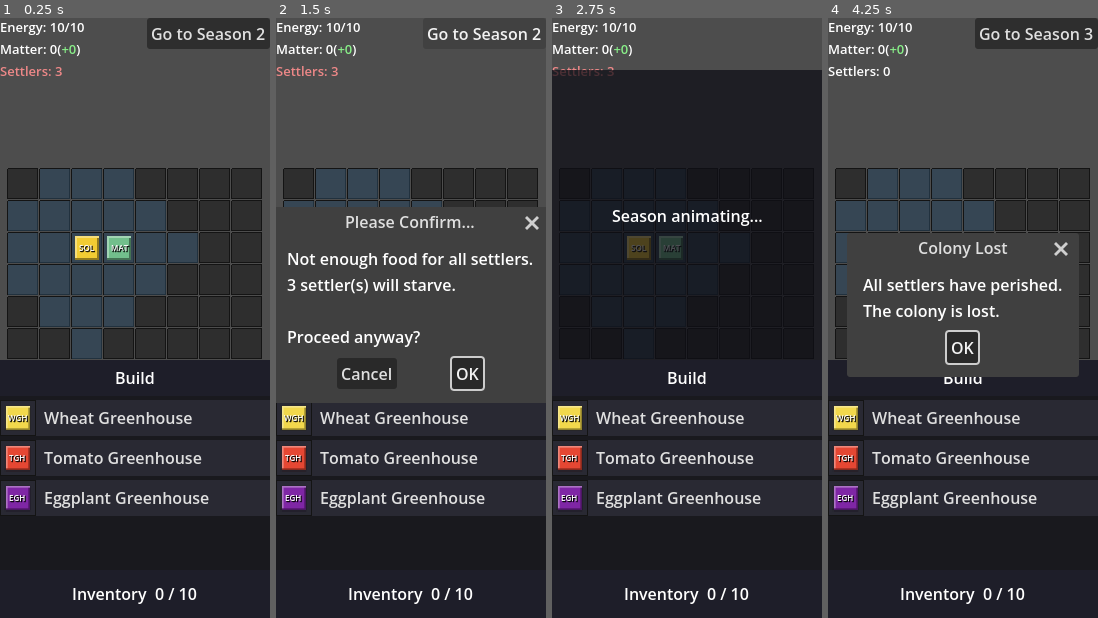
Above: before the commit, frames 1-4 (left to right).
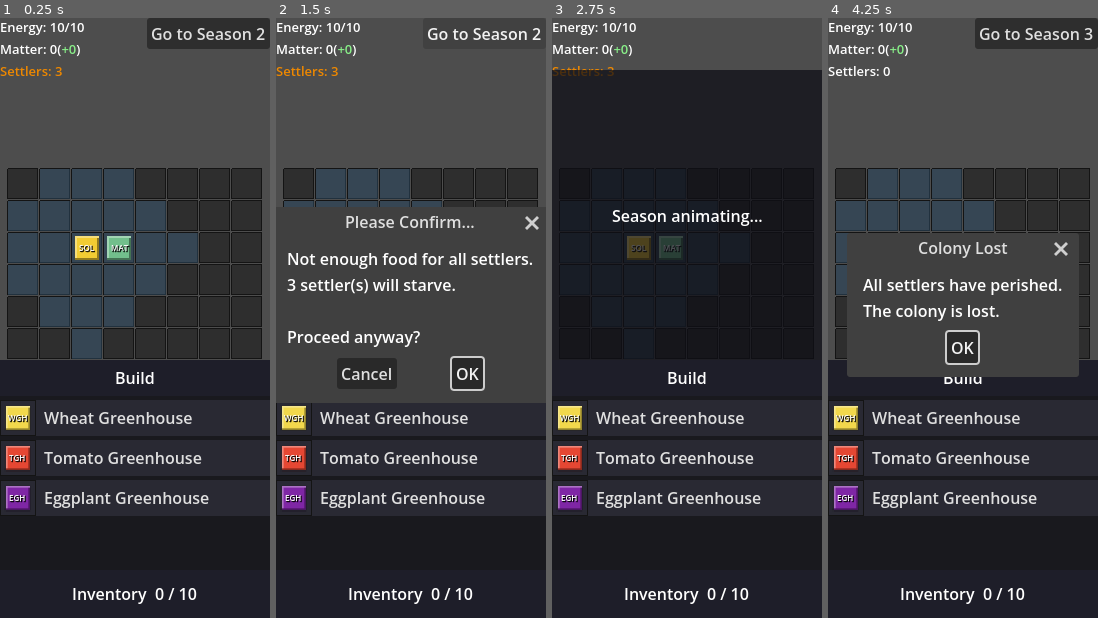
Above: after the commit, the same moments.

Repository: Kirkules/exofarm-vibe
Game: Godot game, scene res://scenes/game/game.tscn
Two runs of this game, one before a commit and one after it. Both use one fixed random seed, a clock stepped at 60 frames per second and the inputs below.
Inputs:
- Up to frame 1 (0.25 s): no input
- Up to frame 2 (1.5 s): click "Go to Season 2" at 0.5 s; click "Go to Season 2" at 1.25 s
- Up to frame 3 (2.75 s): click "OK" at 2 s
- Up to frame 4 (4.25 s): click "Inventory 0 / 10" at 2.75 s; click "▼" at 3.5 s

The runs differ from the first frame. In frame 1, 0.2% of the frame differs, in the area x 0-23%, y 8-10%; in frame 2, 0.2%; in frame 3, 0.1%; in frame 4, nothing differs.

Commit message:
Settler health states, greenhouse power, and rename to GreenhouseDefinition
- SettlerHealth enum (FED, STARVING, DEAD) in GameState; settler_count is
  now a computed property counting non-DEAD settlers
- Starvation correctly kills settlers: projected_health Array[int] built
  per-settler in _compute_food_state(), applied via .assign() in
  _end_simulation() (fixes silent typed-array assignment failure)
- Construction cost saved before UNBUILT→BUILT transition so simulation
  charges the correct Matter (fixes cost being zeroed during simulation)
- UNBUILT pieces excluded from power system via _build_placed_dict()
  active flag (is_built and toggle_state)
- Greenhouses consume 1 Energy: CropDefinition now extends
  BuildingDefinition with power_draw=1; greenhouses remain moveable=true
- Renamed CropDefinition → GreenhouseDefinition, crop_definition.gd →
  greenhouse_definition.gd throughout

Co-Authored-By: Claude Sonnet 4.6 <noreply@anthropic.com>

Diff:
--- a/scenes/game/game.gd
+++ b/scenes/game/game.gd
@@ -38,6 +38,9 @@
 
 ## Duration of the placeholder simulation animation (seconds).
 const SIMULATION_PLACEHOLDER_DURATION := 2.0
+## Construction cost locked in at simulation start, before UNBUILT→BUILT transition
+## erases the information. Used by _end_simulation() to correctly charge Matter.
+var _sim_construction_cost: int = 0
 
 func _ready() -> void:
 	_inventory = Inventory.new(10)
@@ -149,10 +152,11 @@
 	var wheat_gh_shape: PieceShape = PieceShape.new()
 	wheat_gh_shape.color = Color(0.95, 0.85, 0.30)  # muted gold
 	wheat_gh_shape.label = "WGH"
-	var wheat_gh: CropDefinition = CropDefinition.new()
+	var wheat_gh: GreenhouseDefinition = GreenhouseDefinition.new()
 	wheat_gh.display_name = "Wheat Greenhouse"
 	wheat_gh.shape = wheat_gh_shape
 	wheat_gh.matter_cost = 1
+	wheat_gh.power_draw = 1
 	wheat_gh.yield_per_season = 1
 	wheat_gh.output_item = wheat_item
 	result.append(wheat_gh)
@@ -160,10 +164,11 @@
 	var tomato_gh_shape: PieceShape = PieceShape.new()
 	tomato_gh_shape.color = Color(0.90, 0.28, 0.20)  # muted red
 	tomato_gh_shape.label = "TGH"
-	var tomato_gh: CropDefinition = CropDefinition.new()
+	var tomato_gh: GreenhouseDefinition = GreenhouseDefinition.new()
 	tomato_gh.display_name = "Tomato Greenhouse"
 	tomato_gh.shape = tomato_gh_shape
 	tomato_gh.matter_cost = 1
+	tomato_gh.power_draw = 1
 	tomato_gh.yield_per_season = 1
 	tomato_gh.output_item = tomato_item
 	result.append(tomato_gh)
@@ -171,10 +176,11 @@
 	var eggplant_gh_shape: PieceShape = PieceShape.new()
 	eggplant_gh_shape.color = Color(0.50, 0.15, 0.65)  # muted purple
 	eggplant_gh_shape.label = "EGH"
-	var eggplant_gh: CropDefinition = CropDefinition.new()
+	var eggplant_gh: GreenhouseDefinition = GreenhouseDefinition.new()
 	eggplant_gh.display_name = "Eggplant Greenhouse"
 	eggplant_gh.shape = eggplant_gh_shape
 	eggplant_gh.matter_cost = 1
+	eggplant_gh.power_draw = 1
 	eggplant_gh.yield_per_season = 1
 	eggplant_gh.output_item = eggplant_item
 	result.append(eggplant_gh)
@@ -281,7 +287,7 @@
 	var matter_prod: int       = food["matter_prod"]
 	var construction_cost: int = food["construction_cost"]
 	var matter_net: int        = matter_prod - construction_cost - paste_produced
-	hud_ui.set_settler_fed_count(food["fed_count"])
+	hud_ui.set_settler_projected_health(food["projected_health"])
 	hud_ui.refresh_matter(GameState.matter + matter_net, matter_net)
 	hud_ui.refresh_energy_tooltip(_build_energy_entries())
 	hud_ui.refresh_matter_tooltip(GameState.matter, _build_matter_entries(food))
@@ -332,27 +338,44 @@
 	return false
 
 ## Computes the projected food and Nutrient Paste state for the upcoming season end.
+## Dead settlers are skipped; construction cost is deducted before paste is produced.
 ## Keys: matter_prod, construction_cost, food_items, paste_needed, paste_produced,
-##       fed_count, deaths.
-## Construction cost is deducted before paste is produced.
-func _compute_food_state() -> Dictionary:
+##       projected_health (Array[int] parallel to settler_names), deaths.
+## Pass construction_cost_override >= 0 to use a pre-computed cost (used in simulation
+## after the UNBUILT→BUILT transition has already run).
+func _compute_food_state(construction_cost_override: int = -1) -> Dictionary:
 	var matter_prod: int       = _compute_matter_production()
-	var construction_cost: int = _compute_construction_cost()
+	var construction_cost: int = construction_cost_override if construction_cost_override >= 0 \
+		else _compute_construction_cost()
 	var food_items: int        = 0  # placeholder until food items are introduced
-	var paste_needed: int      = maxi(0, GameState.settler_count - food_items)
+	var living: int            = GameState.settler_count  # non-DEAD
+	var paste_needed: int      = maxi(0, living - food_items)
 	var paste_produced: int    = 0
 	if paste_needed > 0 and _food_is_powered():
 		var matter_avail: int = maxi(0, GameState.matter + matter_prod - construction_cost)
 		paste_produced = mini(paste_needed, matter_avail)
-	var fed_count: int = mini(GameState.settler_count, food_items + paste_produced)
+	# Allocate food to living settlers in list order; project each settler's outcome.
+	var food_remaining: int = food_items + paste_produced
+	var projected_health: Array[int] = []
+	var deaths: int = 0
+	for i: int in GameState.settler_names.size():
+		var current: int = GameState.settler_health[i]
+		if current == GameState.SettlerHealth.DEAD:
+			projected_health.append(GameState.SettlerHealth.DEAD)
+		elif food_remaining > 0:
+			projected_health.append(GameState.SettlerHealth.FED)
+			food_remaining -= 1
+		else:
+			projected_health.append(GameState.SettlerHealth.DEAD)
+			deaths += 1
 	return {
 		"matter_prod":       matter_prod,
 		"construction_cost": construction_cost,
 		"food_items":        food_items,
 		"paste_needed":      paste_needed,
 		"paste_produced":    paste_produced,
-		"fed_count":         fed_count,
-		"deaths":            GameState.settler_count - fed_count,
+		"projected_health":  projected_health,
+		"deaths":            deaths,
 	}
 
 ## Builds the entry list for the Energy HUD tooltip.
@@ -435,11 +458,13 @@
 		var info: Dictionary = farm_grid.grid_data.get_piece_info(piece_id)
 		if info.is_empty():
 			continue
+		# UNBUILT pieces are not yet constructed; exclude them from power entirely.
+		var is_built: bool = _piece_build_state.get(piece_id, BuildState.BUILT) == BuildState.BUILT
 		placed[piece_id] = {
 			"row":    info["row"],
 			"col":    info["col"],
 			"def":    _placed_items[piece_id].data,
-			"active": _piece_active.get(piece_id, true),
+			"active": is_built and _piece_active.get(piece_id, true),
 		}
 	return placed
 
@@ -455,6 +480,8 @@
 
 ## Lock in the grid and start the simulation phase.
 func _begin_simulation() -> void:
+	# Capture construction cost before UNBUILT→BUILT erases it.
+	_sim_construction_cost = _compute_construction_cost()
 	_phase = Phase.SIMULATION
 	for piece_id: int in _placed_items:
 		var def: PlaceableDefinition = _placed_items[piece_id].data as PlaceableDefinition
@@ -471,19 +498,16 @@
 
 ## Called when the simulation timer fires. Compute season outcomes and return to planning.
 func _end_simulation() -> void:
-	# Compute food state before applying changes (power state is still valid from planning).
-	var food: Dictionary    = _compute_food_state()
-	var deaths: int         = food["deaths"]
+	# Use construction cost saved before UNBUILT→BUILT transition ran.
+	var food: Dictionary    = _compute_food_state(_sim_construction_cost)
 	var paste_produced: int = food["paste_produced"]
 	# Apply matter: production first, then construction cost, then paste consumption.
 	GameState.matter += food["matter_prod"]
 	GameState.matter  = maxi(0, GameState.matter - food["construction_cost"])
 	GameState.matter  = maxi(0, GameState.matter - paste_produced)
-	# Apply deaths: starving settlers die (removed from the end of the list, matching UI order).
-	GameState.settler_count = maxi(0, GameState.settler_count - deaths)
-	for _i: int in range(deaths):
-		if not GameState.settler_names.is_empty():
-			GameState.settler_names.remove_at(GameState.settler_names.size() - 1)
+	# Apply settler health outcomes. Use .assign() so the typed Array[int] is updated
+	# correctly from the plain Array retrieved from the food Dictionary.
+	GameState.settler_health.assign(food["projected_health"])
 	GameState.season += 1
 
 	_phase = Phase.PLANNING
--- a/scenes/game/ui/hud_ui.gd
+++ b/scenes/game/ui/hud_ui.gd
@@ -23,8 +23,9 @@
 ## Cached matter projection values, set by refresh_matter() before refresh().
 var _matter_projected: int = 0
 var _matter_delta:     int = 0
-## How many settlers (first N in list order) are projected to be fed this season.
-var _settler_fed_count: int = 0
+## Projected health for each settler after this season (parallel to GameState.settler_names).
+## Empty until the first _recompute_power call.
+var _settler_projected_health: Array[int] = []
 
 ## Tooltip panels that drop below the HUD bar (z_index=100 renders above inventory).
 var _energy_tooltip:   PanelContainer
@@ -185,9 +186,9 @@
 	for entry: Dictionary in entries:
 		_matter_info_box.add_child(_make_tooltip_rtlabel(_delta_line_bbcode(entry["name"], entry["delta"])))
 
-## Update how many settlers are projected to be fed (first N in list order).
-func set_settler_fed_count(fed_count: int) -> void:
-	_settler_fed_count = fed_count
+## Update the projected health for each settler (parallel to GameState.settler_names).
+func set_settler_projected_health(projected: Array[int]) -> void:
+	_settler_projected_health = projected
 
 ## Store projected matter and delta, then update the matter label.
 ## Must be called before refresh() so the correct values are displayed.
@@ -201,8 +202,14 @@
 	_energy_label.text  = "Energy: %d/%d" % [GameState.energy, GameState.energy_capacity]
 	_update_matter_label()
 	_settler_label.text = "Settlers: %d" % GameState.settler_count
-	if _settler_fed_count < GameState.settler_count:
-		_settler_label.add_theme_color_override("font_color", Color("#ee8888"))
+	var any_starving: bool = false
+	for i: int in _settler_projected_health.size():
+		if GameState.settler_health[i] != GameState.SettlerHealth.DEAD \
+				and _settler_projected_health[i] == GameState.SettlerHealth.DEAD:
+			any_starving = true
+			break
+	if any_starving:
+		_settler_label.add_theme_color_override("font_color", Color("#ee8800"))
 	else:
 		_settler_label.remove_theme_color_override("font_color")
 	_next_btn.text      = "Go to Season %d" % (GameState.season + 1)
@@ -220,13 +227,21 @@
 func _show_settler_tooltip() -> void:
 	for child: Node in _tooltip_name_box.get_children():
 		child.queue_free()
-	for i: int in range(GameState.settler_names.size()):
+	for i: int in GameState.settler_names.size():
 		var settler_name: String = GameState.settler_names[i]
-		var fed: bool = i < _settler_fed_count
-		var color: String = "#88ee88" if fed else "#ee8888"
-		var status: String = "fed" if fed else "starving"
-		_tooltip_name_box.add_child(_make_tooltip_rtlabel(
-			"%s ([color=%s]%s[/color])" % [settler_name, color, status]))
+		var current: int = GameState.settler_health[i] if i < GameState.settler_health.size() \
+			else GameState.SettlerHealth.FED
+		var line: String
+		if current == GameState.SettlerHealth.DEAD:
+			line = "%s ([color=#ee4444]dead[/color])" % settler_name
+		else:
+			var projected: int = _settler_projected_health[i] \
+				if i < _settler_projected_health.size() else GameState.SettlerHealth.FED
+			if projected == GameState.SettlerHealth.FED:
+				line = "%s ([color=#88ee88]fed[/color])" % settler_name
+			else:
+				line = "%s ([color=#ee8800]starving[/color])" % settler_name
+		_tooltip_name_box.add_child(_make_tooltip_rtlabel(line))
 	_settler_tooltip.visible = true
 
 func _hide_settler_tooltip() -> void:
--- a/scripts/autoloads/game_state.gd
+++ b/scripts/autoloads/game_state.gd
@@ -2,9 +2,19 @@
 
 const SAVE_PATH := "user://save.res"
 
+enum SettlerHealth { FED, STARVING, DEAD }
+
 var season: int = 1
-var settler_count: int = 3
 var settler_names: Array[String] = ["Alice", "Bruno", "Carmen"]
+var settler_health: Array[int] = [SettlerHealth.FED, SettlerHealth.FED, SettlerHealth.FED]
+## Number of living (non-DEAD) settlers. Derived from settler_health.
+var settler_count: int:
+	get:
+		var count: int = 0
+		for h: int in settler_health:
+			if h != SettlerHealth.DEAD:
+				count += 1
+		return count
 var morale: int = 10
 var energy_capacity: int = 0
 var energy: int = 0
--- a/scripts/resources/crop_definition.gd
+++ /dev/null
@@ -1,14 +0,0 @@
-class_name CropDefinition
-extends PlaceableDefinition
-
-## Resource for crop greenhouse pieces: moveable grid elements that produce crop items
-## during season simulation.
-##
-## Greenhouses do not interact with the power system directly. They may have an
-## effect_range on their shape to define neighbor interactions (e.g. synergy with
-## adjacent greenhouses, or coverage from a weather-protection building).
-
-## Number of output items produced per season when the crop yields normally.
-@export var yield_per_season: int = 1
-## The item definition placed into inventory as output each season.
-@export var output_item: PlaceableDefinition
--- /dev/null
+++ b/scripts/resources/greenhouse_definition.gd
@@ -0,0 +1,14 @@
+class_name GreenhouseDefinition
+extends BuildingDefinition
+
+## Resource for greenhouse pieces: moveable powered structures that produce crop
+## items during season simulation.
+##
+## Greenhouses extend BuildingDefinition so they participate in the power system
+## (power_draw > 0). They default to moveable=true so BUILT greenhouses can still
+## be rearranged on the grid, unlike fixed buildings (Solar Rig, etc.).
+
+## Number of output items produced per season when the greenhouse yields normally.
+@export var yield_per_season: int = 1
+## The item definition placed into inventory as output each season.
+@export var output_item: PlaceableDefinition
Renamed: scripts/resources/crop_definition.gd.uid -> scripts/resources/greenhouse_definition.gd.uid
Not shown, changed: PLAN.md
